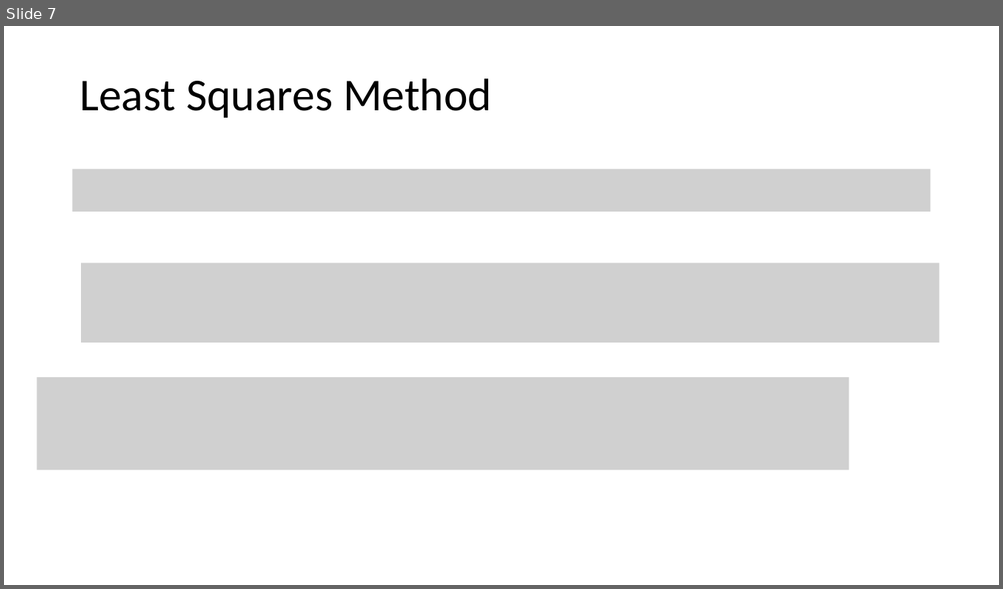
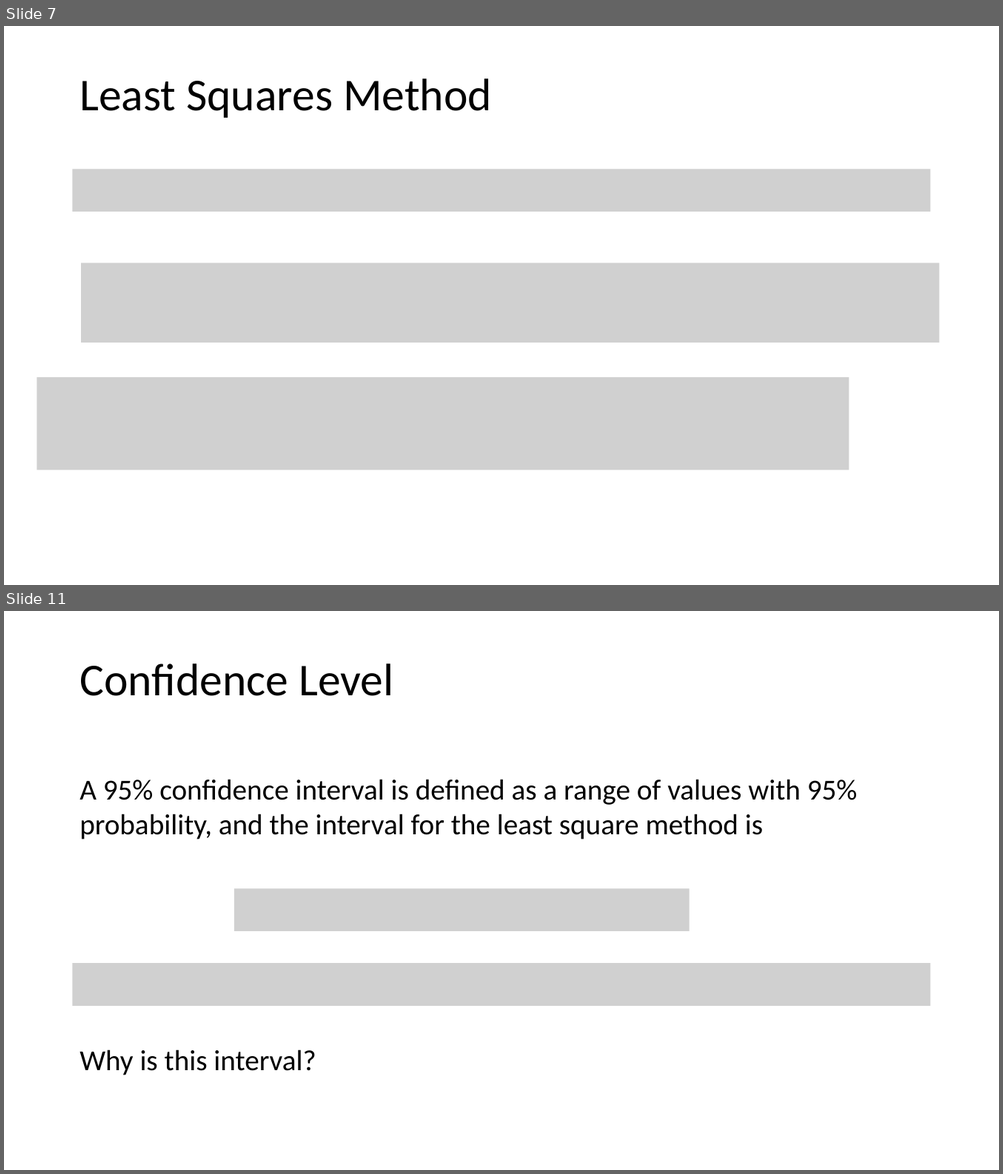
Before and after one commit to tianzheng4/tianzheng4.github.io, a slide deck: _umkc-teaching/slides/Lecture3.pptx. Shown one above the other, each under a label of ours: slide 7 before the commit, slides 7 and 11 after it; the slides between them are not shown. The pictures are 1003x589 and 1003x1174 pixels, drawn with LibreOffice and Linux fonts; fonts in the diff are those of the drawing; grey boxes stand for pictures. Boxes give left, top, right and bottom in pixels: in the first picture for what was removed or moved away, otherwise in the second. Text is boxed around its words. In the diff, an @@ line names an element or a change of style, - is before the commit and + after.

```diff
--- a/_umkc-teaching/slides/Lecture3.pptx
+++ b/_umkc-teaching/slides/Lecture3.pptx
@@ slide 11 added at [4,611,999,1170], background #FFFFFF @@
@@ title added at [79,664,393,696], 44 pt, text #000000 @@
+Confidence Level
@@ text added at [79,779,857,840], 28 pt, text #000000 @@
+A 95% confidence interval is defined as a range of values with 95% probability, and the interval for the least square method is
@@ picture added at [234,889,689,931] @@
@@ picture added at [73,963,930,1005] @@
@@ text added at [79,1050,316,1076], 28 pt, text #000000 @@
+Why is this interval?
```
Also in this commit, not shown: 1 slide changed, 2 other slides added, 1 slide removed, 6 other files.
